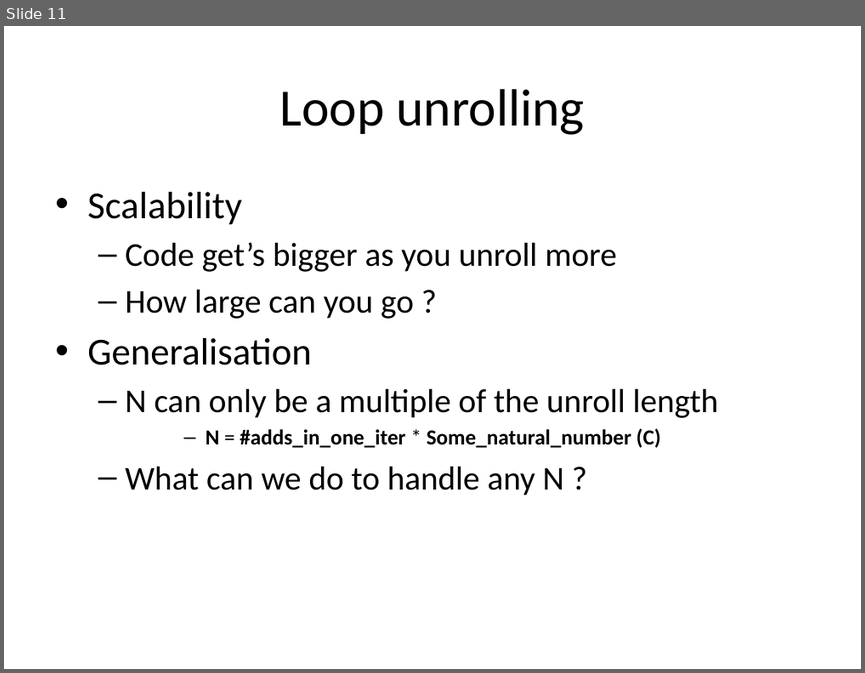
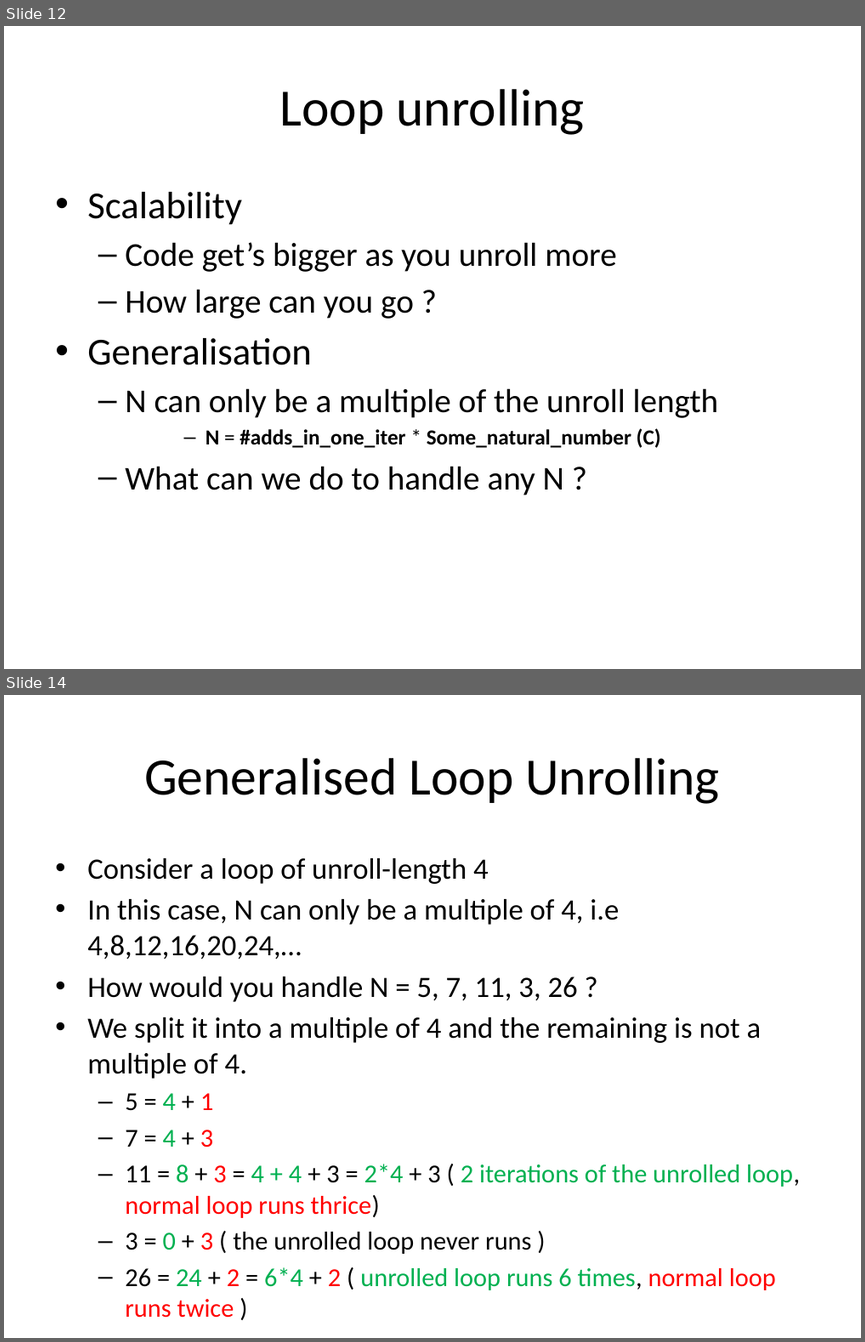
Before and after one commit to singam-sanjay/ACM-BPHC_IntroToParProg, a slide deck: Presentations/Summation.pptx. Shown one above the other, each under a label of ours: slide 11 before the commit, slides 12 and 14 after it; the slides between them are not shown. The pictures are 865x673 and 865x1342 pixels, drawn with LibreOffice and Linux fonts; fonts in the diff are those of the drawing. Boxes give left, top, right and bottom in pixels: in the first picture for what was removed or moved away, otherwise in the second. Text is boxed around its words. In the diff, an @@ line names an element or a change of style, - is before the commit and + after.

```diff
--- a/Presentations/Summation.pptx
+++ b/Presentations/Summation.pptx
@@ slide 14 added at (4, 695, 861, 1338), background #FFFFFF @@
@@ title added at (144, 758, 719, 804), 44 pt, text #000000 @@
+Generalised Loop Unrolling
@@ text added at (87, 858, 800, 1317), 24.8 pt, text #000000 @@
+• Consider a loop of unroll-length 4
+• In this case, N can only be a multiple of 4, i.e 4,8,12,16,20,24,…
+• How would you handle N = 5, 7, 11, 3, 26 ?
+• We split it into a multiple of 4 and the remaining is not a multiple of 4.
+  – 5 = 4 + 1
+  – 7 = 4 + 3
+  – 11 = 8 + 3 = 4 + 4 + 3 = 2*4 + 3 ( 2 iterations of the unrolled loop, normal loop runs thrice)
+  – 3 = 0 + 3 ( the unrolled loop never runs )
+  – 26 = 24 + 2 = 6*4 + 2 ( unrolled loop runs 6 times, normal loop runs twice )
@@ what was slide 11 is now slide 12 @@
```
Also in this commit, not shown: 1 slide changed, 5 other slides added, 2 other files.
